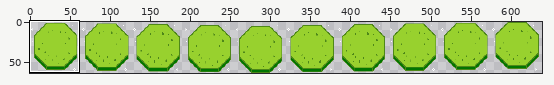
A sprite sheet gets an edit: public/assets/Tiles/Plains/Platform/sheet.png. Above, an overview of the earlier version with the close-up marked.
Close-up. As it was:
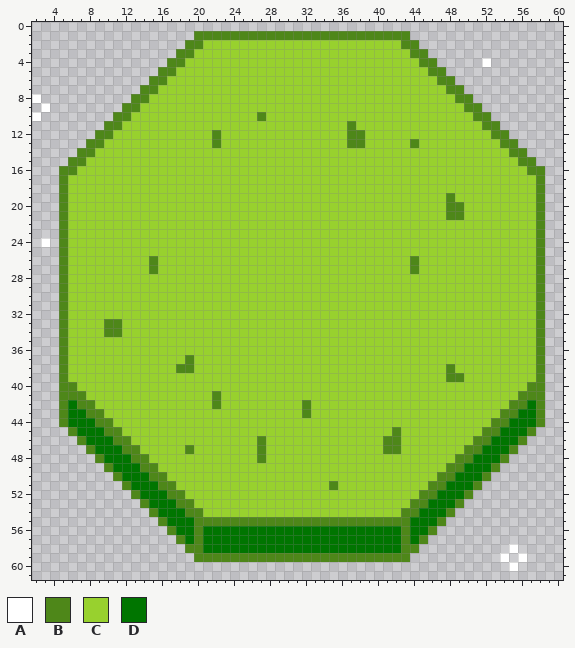
The file is 640x64 pixels. Pixels under 10% opacity are left out. Shown: x 2..60, y 0..61. The wide view leaves out empty margins. The commit also changed other parts of the picture, which this record leaves out.
Palette (. is transparent): A #ffffff  B #4e8719  C #98d12e  D #007500
After the commit:
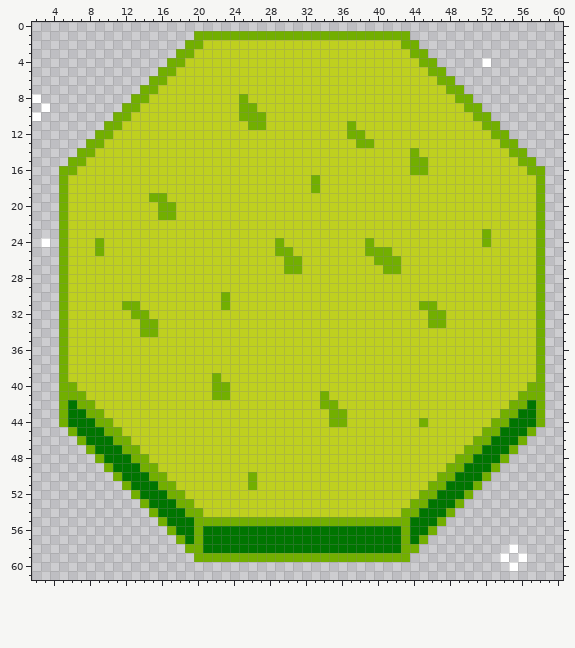
Changes in this commit:
Colour B changes from #4e8719 to #72af00.
Colour C changes from #98d12e to #bfd01f.
The author changed colour C to colour B in row 8 at x 25; in rows 9 to 10 at x 25 to 26; in row 11 at x 26 to 27; in row 13 at x 39; in row 14 at x 44; in rows 15 to 16 at x 44 to 45.
The author changed colour C to colour B in rows 17 to 18 at x 33; in row 19 at x 15 to 16; in rows 20 to 21 at x 16 to 17; in row 23 at x 52; in row 24 at x 9, 29, 39 and 52; in row 25 at x 9, 29 to 30 and 39 to 41.
The author changed colour C to colour B in row 26 at x 30 to 31 and 40 to 42; in row 27 at x 30 to 31 and 41 to 42; in row 30 at x 23; in row 31 at x 12 to 13, 23 and 45 to 46; in row 32 at x 13 to 14 and 46 to 47; in row 33 at x 14 to 15 and 46 to 47.
The author changed colour C to colour B in row 34 at x 14 to 15; in row 39 at x 22; in row 40 at x 22 to 23; in row 41 at x 23 and 34; in row 42 at x 34 to 35; in row 43 at x 35 to 36.
The author changed colour C to colour B in row 44 at x 35 to 36 and 45; in rows 50 to 51 at x 26.
The author changed colour B to colour C in row 12 at x 22; in row 13 at x 22, 37 and 44; in row 19 at x 48; in rows 20 to 21 at x 48 to 49; in rows 26 to 27 at x 15 and 44; in rows 33 to 34 at x 10 to 11.
The author changed colour B to colour C in row 37 at x 19; in row 38 at x 18 to 19 and 48; in row 39 at x 48 to 49; in row 42 at x 22 and 32; in row 43 at x 32; in row 45 at x 42.
The author changed colour B to colour C in row 46 at x 27 and 41 to 42; in row 47 at x 19, 27 and 41 to 42; in row 48 at x 27; in row 51 at x 35.
Where, in picture pixels (left, top, right, bottom), the same in both close-ups:
changed: (59, 31, 545, 562)
